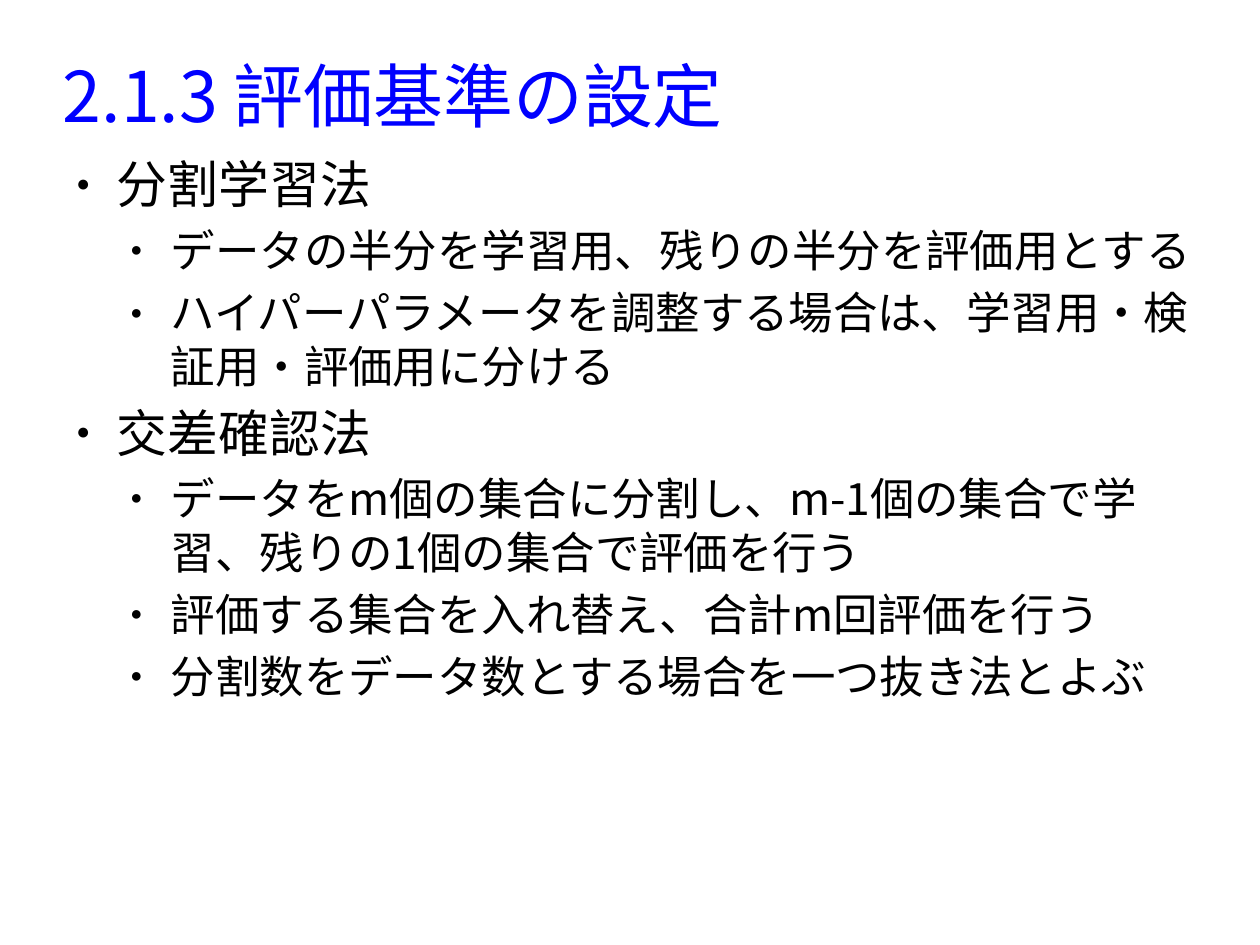
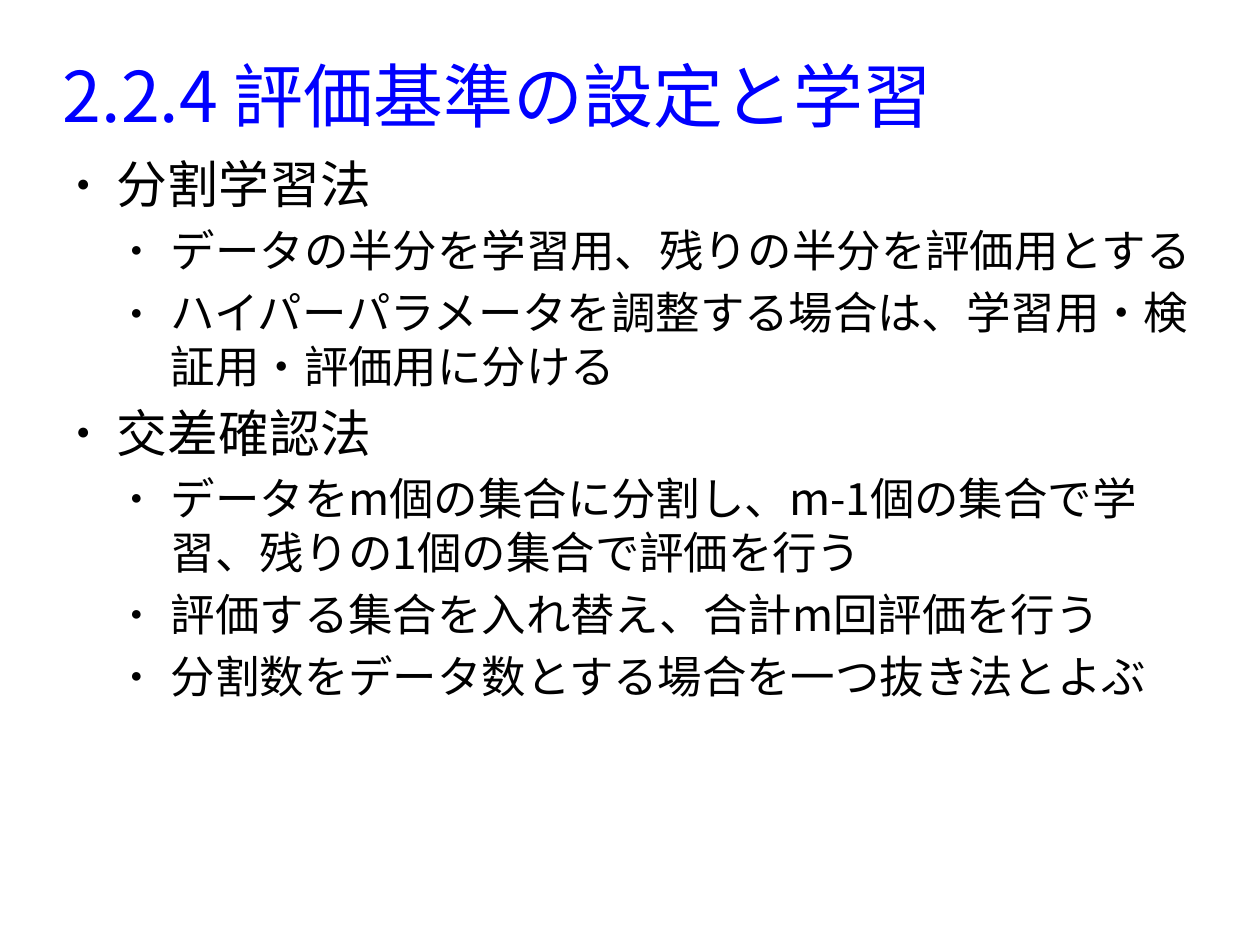
Before and after one commit to MasahiroAraki/MLCourse, a slide deck: slide 13 of slide/chap02-python.odp (slide 7 before the commit). Drawn at 1260x945 pixels with LibreOffice and Linux fonts; fonts in the diff are those of the drawing. Boxes give left, top, right and bottom in pixels: in the first picture for what was removed or moved away, otherwise in the second. Text is boxed around its words. In the diff, an @@ line names an element or a change of style, - is before the commit and + after.

```diff
--- a/slide/chap02-python.odp
+++ b/slide/chap02-python.odp
@@ title at (63, 63, 933, 128): text changed @@
-2.1.3 評価基準の設定
+2.2.4 評価基準の設定と学習
```
Also in this commit, not shown: 8 other slides changed, 11 slides added, 1 other file.
